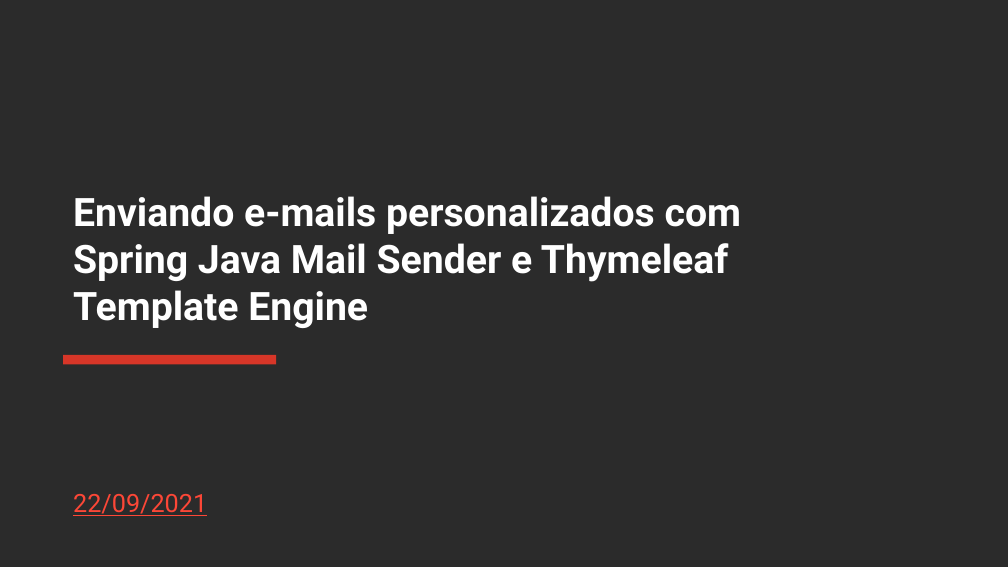
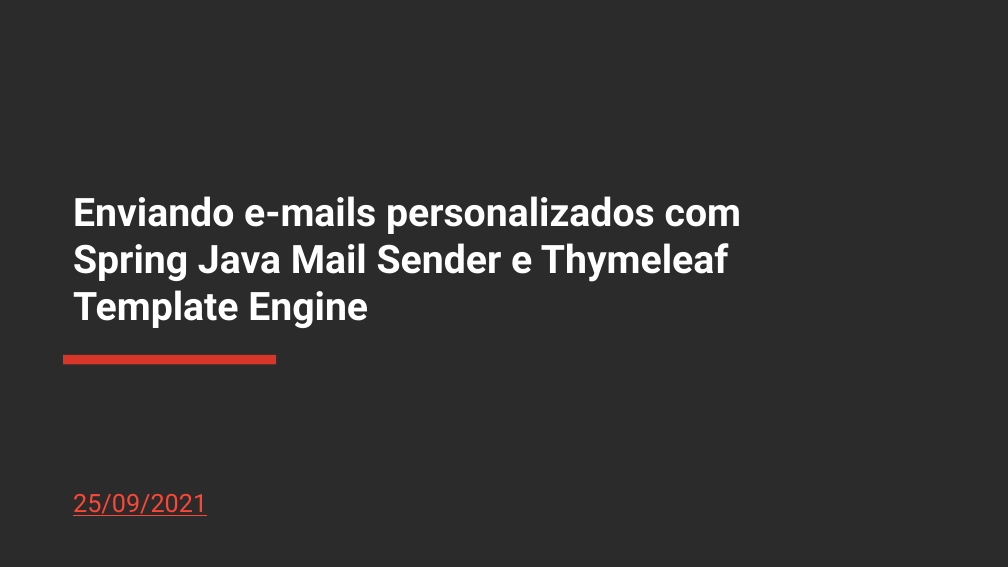
Before and after one commit to rocketseat-creators-program/spring-mail-sender-thymeleaf-2021-09-25, a slide deck: slide 1 of src/main/resources/static/docs/Apresentacao_Spring_Mail_Thymeleaf.pptx. Drawn at 1008x567 pixels with LibreOffice and Linux fonts; fonts in the diff are those of the drawing; background and template pictures are left out; a plain dark background stands for a picture behind light text. Boxes give left, top, right and bottom in pixels: in the first picture for what was removed or moved away, otherwise in the second. Text is boxed around its words. In the diff, an @@ line names an element or a change of style, - is before the commit and + after.

Commit message:
Changes in PowerPoint Slide and StudentResource

```diff
--- a/src/main/resources/static/docs/Apresentacao_Spring_Mail_Thymeleaf.pptx
+++ b/src/main/resources/static/docs/Apresentacao_Spring_Mail_Thymeleaf.pptx
@@ subtitle at <box>73,494,207,516</box>: text changed @@
-22/09/2021
+25/09/2021
```
Also in this commit, not shown: 1 other file.
